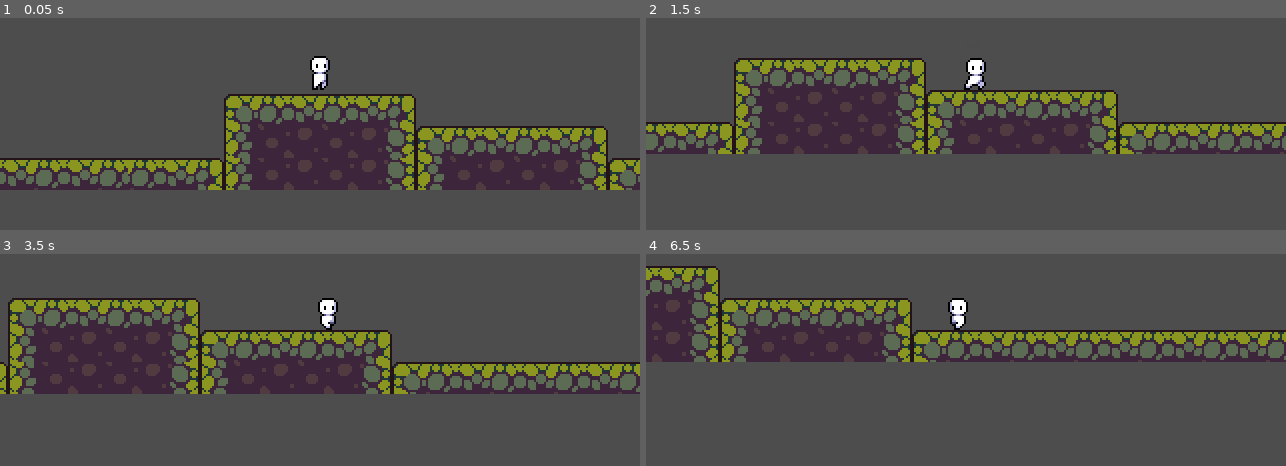
Above: before the commit, frames 1-4 (two rows, left to right).
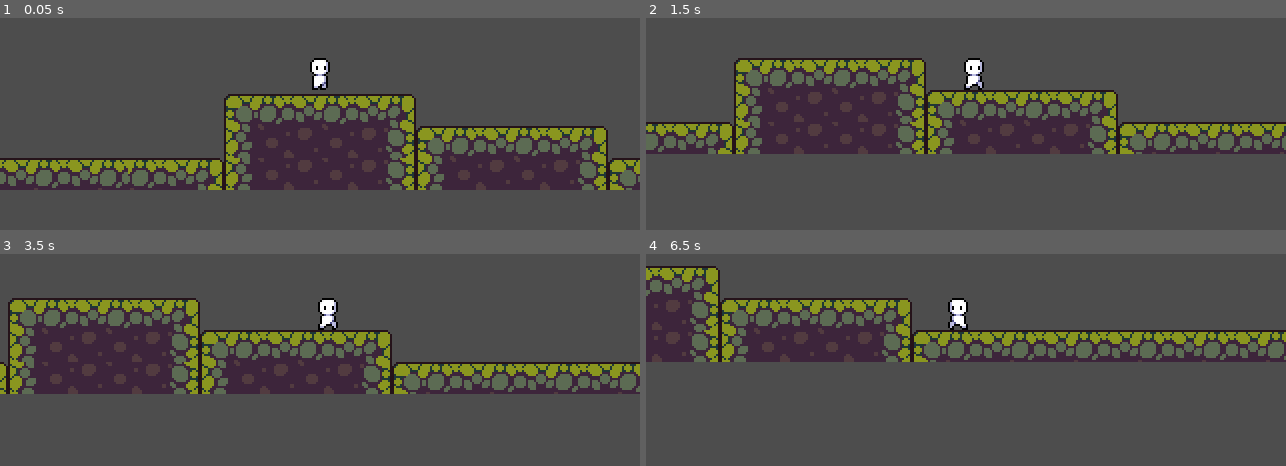
Above: after the commit, the same moments.

Repository: Loltaku/jump
Game: Godot game, scene res://scene/game.tscn
Same seed, same stepped clock (60 frames per second), same inputs: the game is played once before the commit and once after it.
Inputs:
- Up to frame 1 (0.05 s): no input
- Up to frame 2 (1.5 s): tap Enter at 0.5 s; hold Right (move_right) from 0.53 s (still down); tap C (jump) at 0.77 s
- Up to frame 3 (3.5 s): tap C (jump) at 1.52, 3.02 s; release Right (move_right) at 2.03 s; hold Left (move_left) 2.03-2.78 s; hold Right (move_right) from 2.78 s (still down)
- Up to frame 4 (6.5 s): tap C (jump) at 3.77, 4.52, 6.02 s; release Right (move_right) at 4.28 s; hold Left (move_left) 4.28-5.03 s; hold Right (move_right) 5.03-5.78 s; hold Left (move_left) from 5.78 s (still down)

The runs differ from the first frame. In frame 1, 0.2% of the frame differs, in the area x 48-52%, y 17-34%; in frame 2, 0.2%, in the area x 49-54%, y 18-33%; in frame 3, less than 0.1%; in frame 4, less than 0.1%.

Commit message:
还是没土狼

Diff:
--- a/scene/player.tscn
+++ b/scene/player.tscn
@@ -1,7 +1,11 @@
-[gd_scene load_steps=15 format=3 uid="uid://c7x5sowinyf72"]
+[gd_scene load_steps=16 format=3 uid="uid://c7x5sowinyf72"]
 
 [ext_resource type="Script" uid="uid://qkthin8uxn3t" path="res://script/player.gd" id="1_hjaqi"]
 [ext_resource type="Texture2D" uid="uid://bv5h4o72vk02p" path="res://assess/AnimationSheet.png" id="2_hjaqi"]
+
+[sub_resource type="AtlasTexture" id="AtlasTexture_dk1vr"]
+atlas = ExtResource("2_hjaqi")
+region = Rect2(24, 0, 24, 24)
 
 [sub_resource type="AtlasTexture" id="AtlasTexture_ml7e8"]
 atlas = ExtResource("2_hjaqi")
@@ -45,6 +49,14 @@
 
 [sub_resource type="SpriteFrames" id="SpriteFrames_hjaqi"]
 animations = [{
+"frames": [{
+"duration": 1.0,
+"texture": SubResource("AtlasTexture_dk1vr")
+}],
+"loop": true,
+"name": &"fall",
+"speed": 5.0
+}, {
 "frames": [{
 "duration": 1.0,
 "texture": SubResource("AtlasTexture_ml7e8")
@@ -97,7 +109,7 @@
 sprite_frames = SubResource("SpriteFrames_hjaqi")
 animation = &"idle"
 autoplay = "idle"
-frame_progress = 0.049137
+frame_progress = 0.379115
 
 [node name="CollisionShape2D" type="CollisionShape2D" parent="."]
 position = Vector2(0, 4)
--- a/script/player.gd
+++ b/script/player.gd
@@ -90,5 +90,5 @@
 	if velocity.y < 0:
 		animated_sprite.play("jump")
 	else:
-		animated_sprite.play("fall")  # 需要添加下落动画
+		animated_sprite.play("fall")
 #endregion
